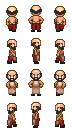
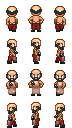
Layers edited between the first and the second 72x128 image:
painted on "hammer" over (x1=7, y1=50, x2=63, y2=121)
